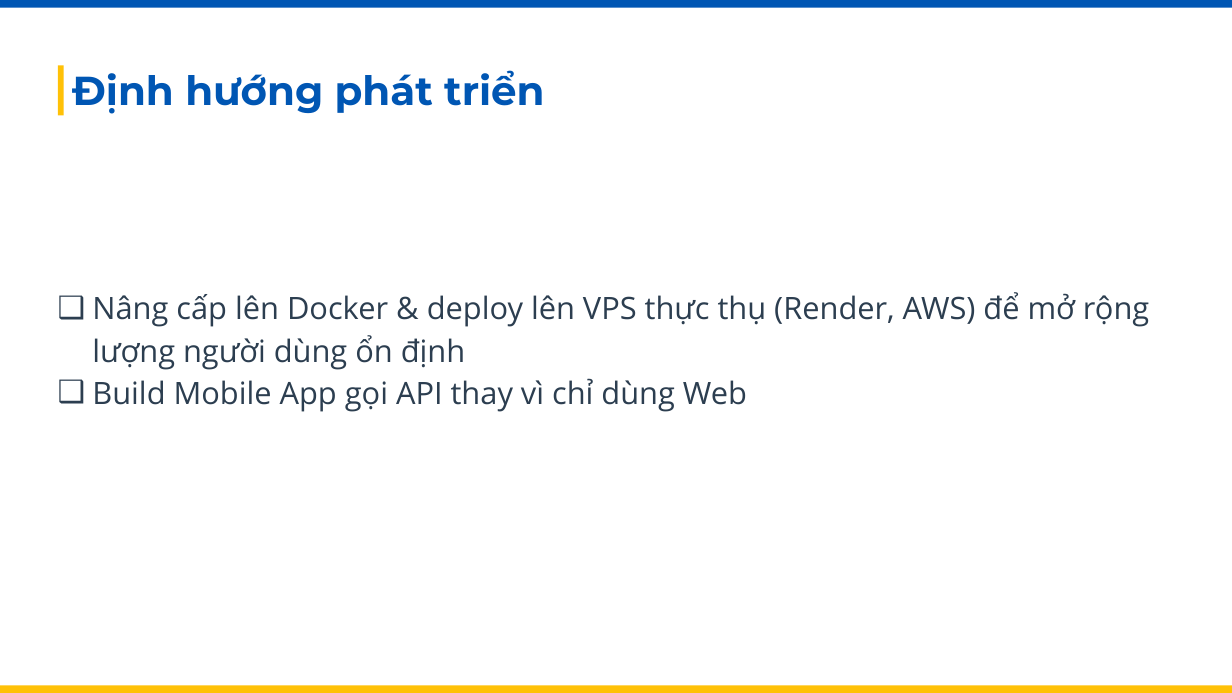
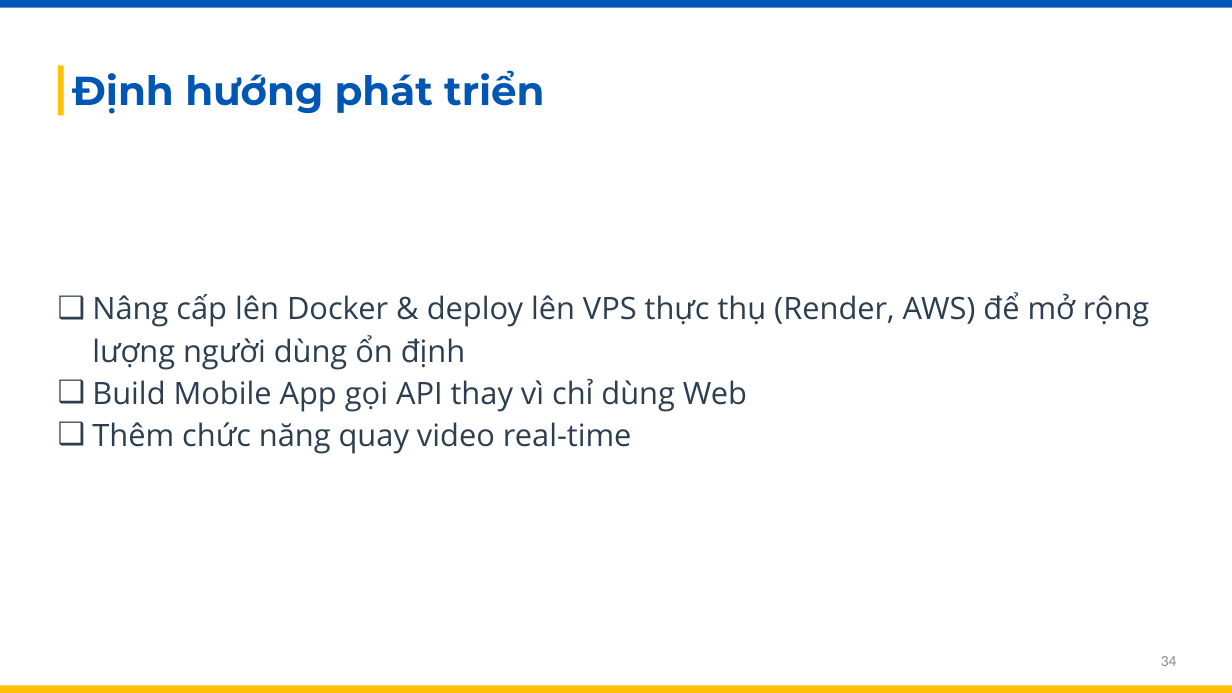
Before and after one commit to thuankhangho/btl-cloud, a slide deck: slide 34 of Phát hiện đối tượng có thể mở rộng với YOLOv5.pptx (slide 36 before the commit). Drawn at 1232x693 pixels with LibreOffice and Linux fonts; fonts in the diff are those of the drawing. Boxes give left, top, right and bottom in pixels: in the first picture for what was removed or moved away, otherwise in the second. Text is boxed around its words. In the diff, an @@ line names an element or a change of style, - is before the commit and + after.

```diff
--- a/Phát hiện đối tượng có thể mở rộng với YOLOv5.pptx
+++ b/Phát hiện đối tượng có thể mở rộng với YOLOv5.pptx
@@ text at [92, 422, 632, 454]: paragraph added @@
+❑ Thêm chức năng quay video real-time
@@ page number added at [1161, 656, 1177, 666], 12 pt, text #8C8C8C @@
+34
```
Also in this commit, not shown: 34 other slides changed, 2 slides removed, 4 other files.
